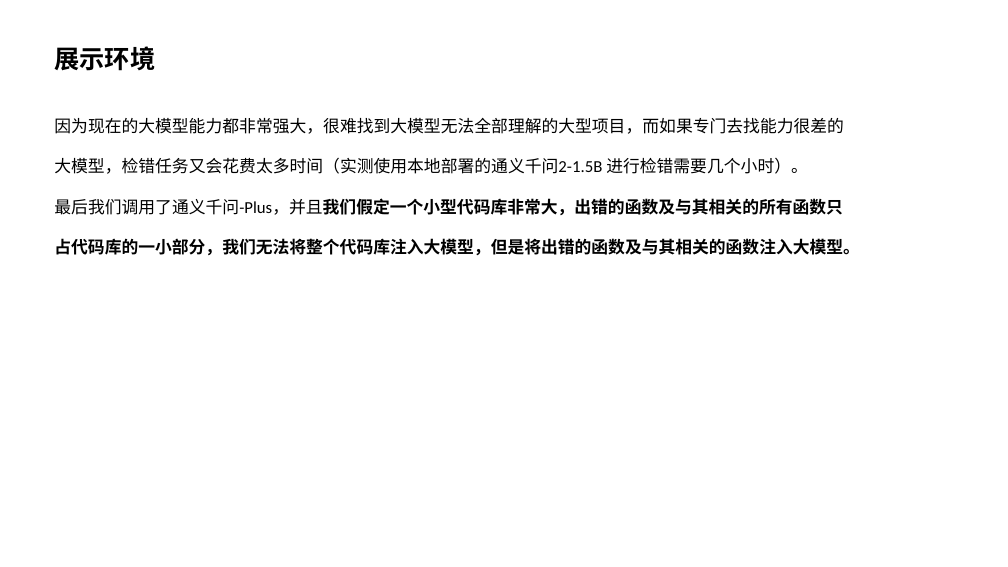
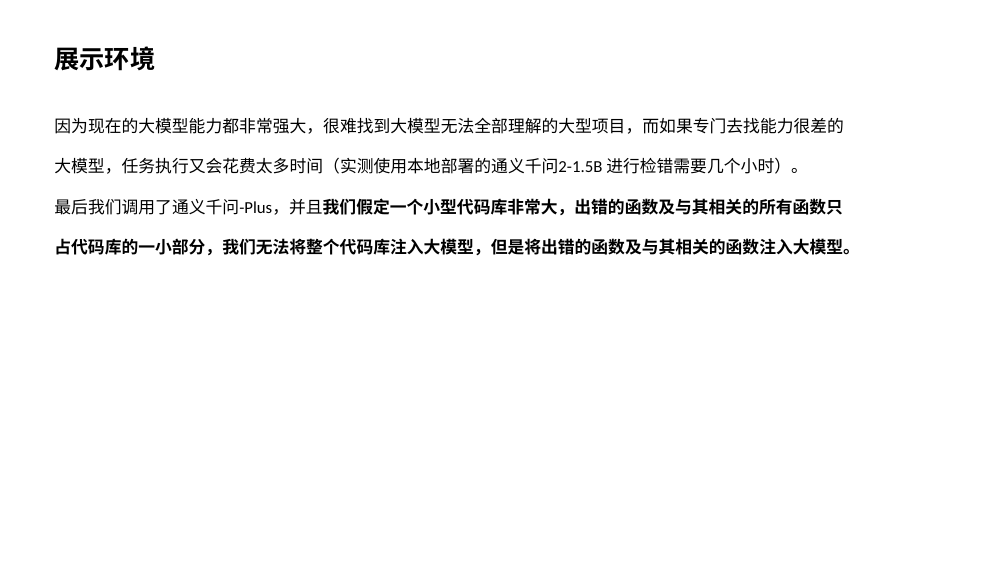
Before and after one commit to Zhenyu-Bo/Code-Assistant, a slide deck: slide 25 of report/LLM辅助的程序缺陷检测与修复.pptx (slide 26 before the commit). Drawn at 1008x567 pixels with LibreOffice and Linux fonts; fonts in the diff are those of the drawing. Boxes give left, top, right and bottom in pixels: in the first picture for what was removed or moved away, otherwise in the second. Text is boxed around its words. In the diff, an @@ line names an element or a change of style, - is before the commit and + after.

```diff
--- a/report/LLM辅助的程序缺陷检测与修复.pptx
+++ b/report/LLM辅助的程序缺陷检测与修复.pptx
@@ text at <box>54,118,844,174</box>: text changed @@
-因为现在的大模型能力都非常强大，很难找到大模型无法全部理解的大型项目，而如果专门去找能力很差的大模型，检错任务又会花费太多时间（实测使用本地部署的通义千问2-1.5B 进行检错需要几个小时）。
+因为现在的大模型能力都非常强大，很难找到大模型无法全部理解的大型项目，而如果专门去找能力很差的大模型，任务执行又会花费太多时间（实测使用本地部署的通义千问2-1.5B 进行检错需要几个小时）。
```
Also in this commit, not shown: 9 other slides changed, 3 slides removed.
